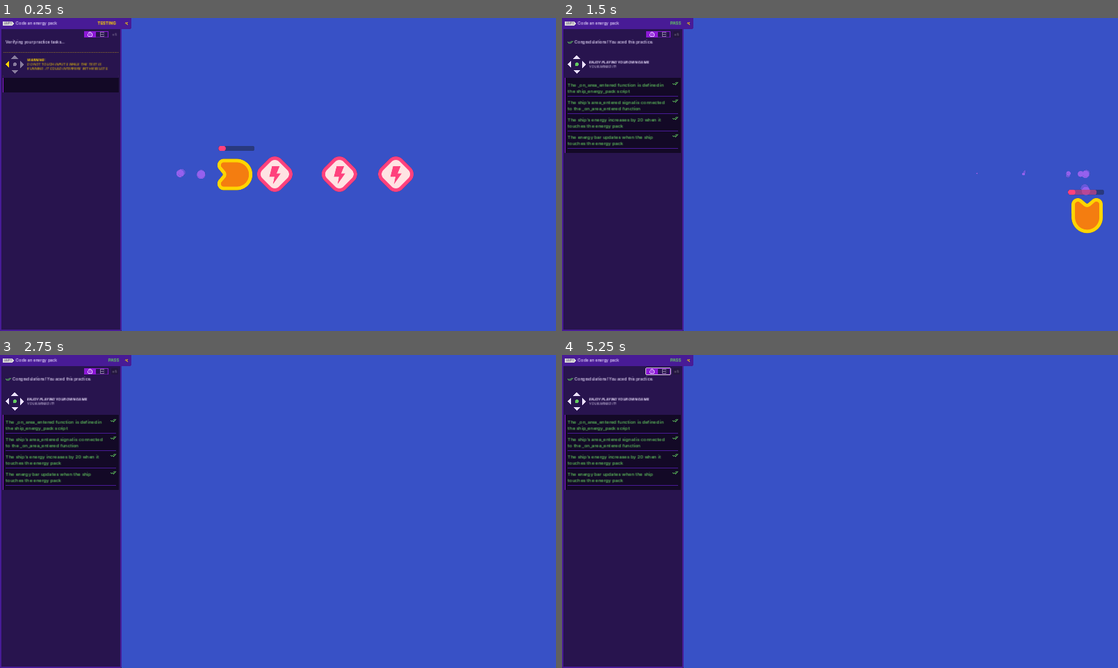
Above: before the commit, frames 1-4 (two rows, left to right).
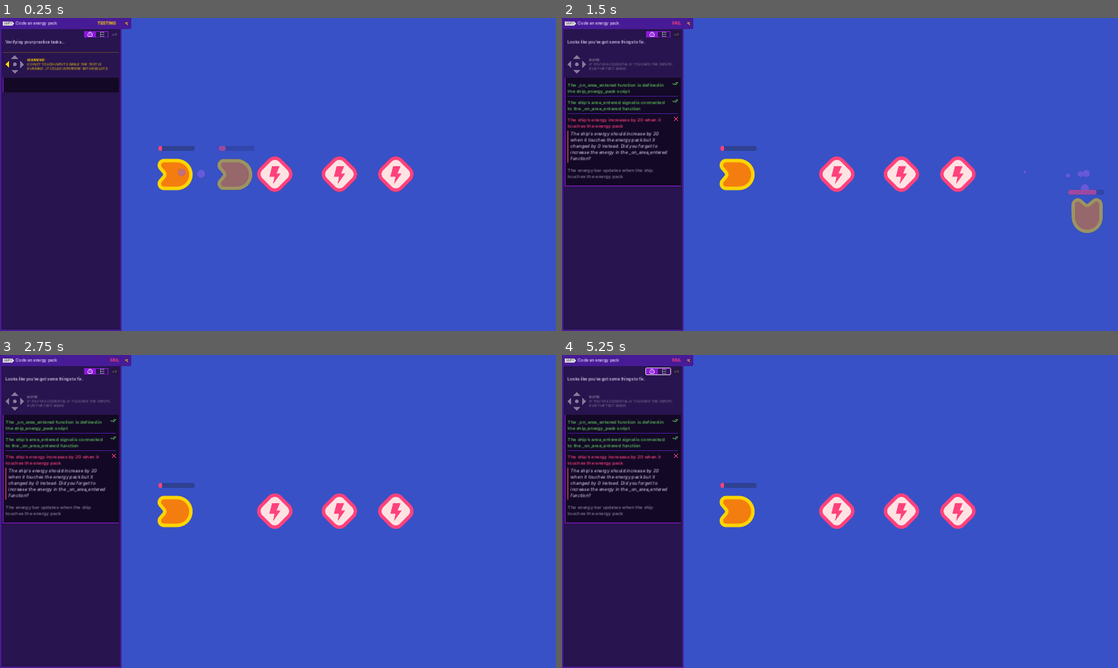
Above: after the commit, the same moments.

Repository: dnskvlnko/2d-GameDev-Course
Game: Godot game, scene res://practices/L5.P1.code_an_energy_pack/code_an_energy_pack.tscn
Same seed, same stepped clock (60 frames per second), same inputs: the game is played once before the commit and once after it. This scene is started directly instead of the project's main scene.
Inputs (mouse positions are in pixels of both pictures, inside the frame that each line leads up to):
- Up to frame 1 (0.25 s): no input
- Up to frame 2 (1.5 s): hold D (move_right) 0.53-1.28 s; hold S (move_down) from 1.28 s (still down)
- Up to frame 3 (2.75 s): release S (move_down) at 2.03 s; hold D (move_right) from 2.03 s (still down)
- Up to frame 4 (5.25 s): release D (move_right) at 2.75 s; click (689, 361) at 2.75 s; tap Enter at 3.5 s; hold W (move_up) 3.53-4.25 s; click (656, 370) at 4.25 s; tap Space at 5 s; hold A (move_left) from 5.03 s (still down)

The runs differ from the first frame. In frame 1, 1.3% of the frame differs, in the area x 28-46%, y 40-56%; in frame 2, 6.3%, in the area x 0-98%, y 1-69%; in frame 3, 5.6%; in frame 4, 5.6%.

Commit message:
L6.P2

Diff:
--- a/05.loot_it_all_workbook/practices/L5.P1.code_an_energy_pack/ship_energy_pack.gd
+++ b/05.loot_it_all_workbook/practices/L5.P1.code_an_energy_pack/ship_energy_pack.gd
@@ -1,21 +1,28 @@
 extends Area2D
+
+signal target_reached
 
 var max_speed := 1200.0
 var velocity := Vector2(0, 0)
 var steering_factor := 10.0
+var target_position := Vector2(0, 0)
 
-var energy := 20.0
+var coins := 0
+var energy := 20
 
 
 func _ready() -> void:
-	get_node("UI/EnergyBar").value = energy
-	area_entered.connect(_on_area_entered) #
+	area_entered.connect(_on_area_entered)
+	set_process(false)
+
+
+func set_target_position(new_target_position: Vector2) -> void:
+	target_position = new_target_position
+	set_process(true)
 
 
 func _process(delta: float) -> void:
-	var direction := Input.get_vector("move_left", "move_right", "move_up", "move_down")
-
-	var desired_velocity := max_speed * direction
+	var desired_velocity := position.direction_to(target_position) * max_speed
 	var steering := desired_velocity - velocity
 	velocity += steering * steering_factor * delta
 	position += velocity * delta
@@ -23,7 +30,15 @@
 	if velocity.length() > 0.0:
 		get_node("Sprite2D").rotation = velocity.angle()
 
+	if position.distance_to(target_position) < 10.0:
+		set_process(false)
+		target_reached.emit()
 
-func _on_area_entered(area: Area2D) -> void:
-	energy += 20.0 #pass
-	get_node("UI/EnergyBar").value = energy #
+
+func _on_area_entered(area_that_entered: Area2D) -> void:
+	if area_that_entered.is_in_group("energy"): #
+		energy += 20.0 # < energy += 20.0
+		get_node("UI/EnergyBar").value = energy # < get_node("UI/EnergyBar").value = energy
+	elif area_that_entered.is_in_group("coin"): #
+		coins += 1 #
+		get_node("UI/CoinsCount").text = "x" + str(coins) #
--- a/05.loot_it_all_workbook/practices/L6.P2.coins_and_energy_packs/coin.tscn
+++ b/05.loot_it_all_workbook/practices/L6.P2.coins_and_energy_packs/coin.tscn
@@ -1,12 +1,12 @@
-[gd_scene load_steps=4 format=3]
+[gd_scene load_steps=4 format=3 uid="uid://b8w4hskr23g6k"]
 
 [ext_resource type="Script" path="res://practices/L6.P2.coins_and_energy_packs/collectible.gd" id="1_sd3rg"]
-[ext_resource type="Texture2D" path="res://assets/practice_assets/coin.png" id="2_1qvoi"]
+[ext_resource type="Texture2D" uid="uid://b5n8ybmtouhk0" path="res://assets/practice_assets/coin.png" id="2_1qvoi"]
 
 [sub_resource type="CircleShape2D" id="CircleShape2D_8or2y"]
 radius = 57.1402
 
-[node name="Coin" type="Area2D"]
+[node name="Coin" type="Area2D" groups=["coin"]]
 script = ExtResource("1_sd3rg")
 
 [node name="Sprite2D" type="Sprite2D" parent="."]
--- a/05.loot_it_all_workbook/practices/L6.P2.coins_and_energy_packs/energy_pack.tscn
+++ b/05.loot_it_all_workbook/practices/L6.P2.coins_and_energy_packs/energy_pack.tscn
@@ -1,12 +1,12 @@
-[gd_scene load_steps=4 format=3]
+[gd_scene load_steps=4 format=3 uid="uid://cpd6h3y2w1pdi"]
 
 [ext_resource type="Script" path="res://practices/L6.P2.coins_and_energy_packs/collectible.gd" id="1_xx3ac"]
-[ext_resource type="Texture2D" path="res://assets/practice_assets/energy_pack.png" id="2_rcrnv"]
+[ext_resource type="Texture2D" uid="uid://bdkl4qmqe0suw" path="res://assets/practice_assets/energy_pack.png" id="2_rcrnv"]
 
 [sub_resource type="CircleShape2D" id="CircleShape2D_gmkso"]
 radius = 57.1402
 
-[node name="EnergyPack" type="Area2D"]
+[node name="EnergyPack" type="Area2D" groups=["energy"]]
 script = ExtResource("1_xx3ac")
 
 [node name="Sprite2D" type="Sprite2D" parent="."]
--- a/05.loot_it_all_workbook/practices/L6.P2.coins_and_energy_packs/ship_coins_and_energy_packs.gd
+++ b/05.loot_it_all_workbook/practices/L6.P2.coins_and_energy_packs/ship_coins_and_energy_packs.gd
@@ -1,3 +1,4 @@
+
 extends Area2D
 
 signal target_reached
@@ -36,5 +37,9 @@
 
 
 func _on_area_entered(area_that_entered: Area2D) -> void:
-	energy += 20.0
-	get_node("UI/EnergyBar").value = energy
+	if area_that_entered.is_in_group("energy"): #
+		energy += 20.0 # < energy += 20.0
+		get_node("UI/EnergyBar").value = energy # < get_node("UI/EnergyBar").value = energy
+	elif area_that_entered.is_in_group("coin"): #
+		coins += 1 #
+		get_node("UI/CoinsCount").text = "x" + str(coins) #
Not shown: 1 places in 05.loot_it_all_workbook/practices/L6.P2.coins_and_energy_packs/coins_and_energy_packs.tscn that only renumber resources
